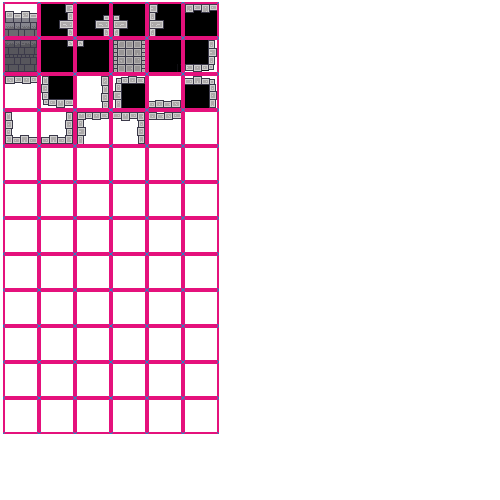
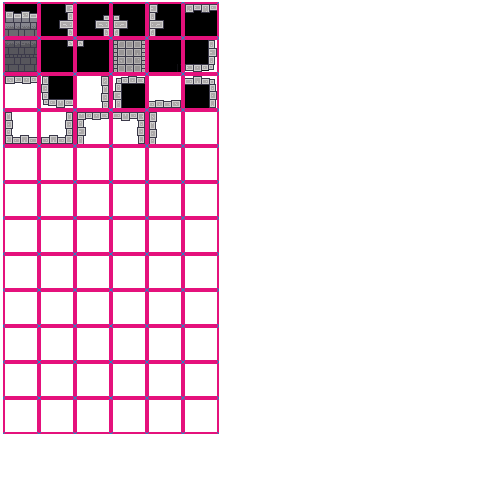
Layered file, before and after one edit (500x500). Changes by layer:
painted on "Calque 12(collé)" over [5, 4, 181, 144]
